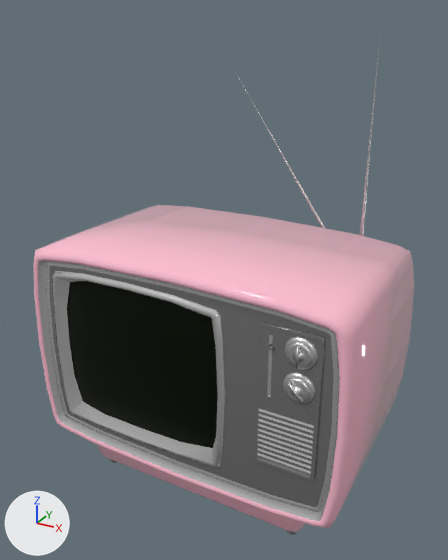
The glTF model scroll2/models/3.0/S99.glb as it was, and as the next commit left it.
Rendered twice from a 50 mm camera at (91.9, -160.3, 138.0) aimed at (1.4, 4.3, 55.7). Lighting does not change. The marker at lower left points along +X, +Y and +Z. Where no turn or scale is listed for an object, it has been applied to the vertices.

Names of what the first picture shows: 'Retro_TV'.
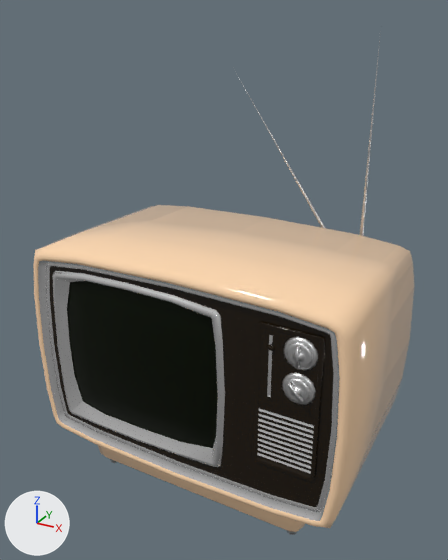
Boxes (x1, y1, x2, y2) around the edits, measured in the pictures (448 x 560 px):
'Retro_TV', recoloured, surface changed
    both: (33, 205, 414, 534)

The edits, one by one:
Material 'Body' (mat_body) changes colour from pink #ffbfd2 to beige #ffd9b0; in linear values from (1.0, 0.518, 0.647) to (1.0, 0.691, 0.433).
Material 'Front_' (mat_front) changes colour from grey #afafaf to black #1d1102; in linear values from (0.427, 0.427, 0.427) to (0.0122, 0.00582, 0.000463).
In material 'Front_' (mat_front), metallic goes from 0.883 to 0.15.
